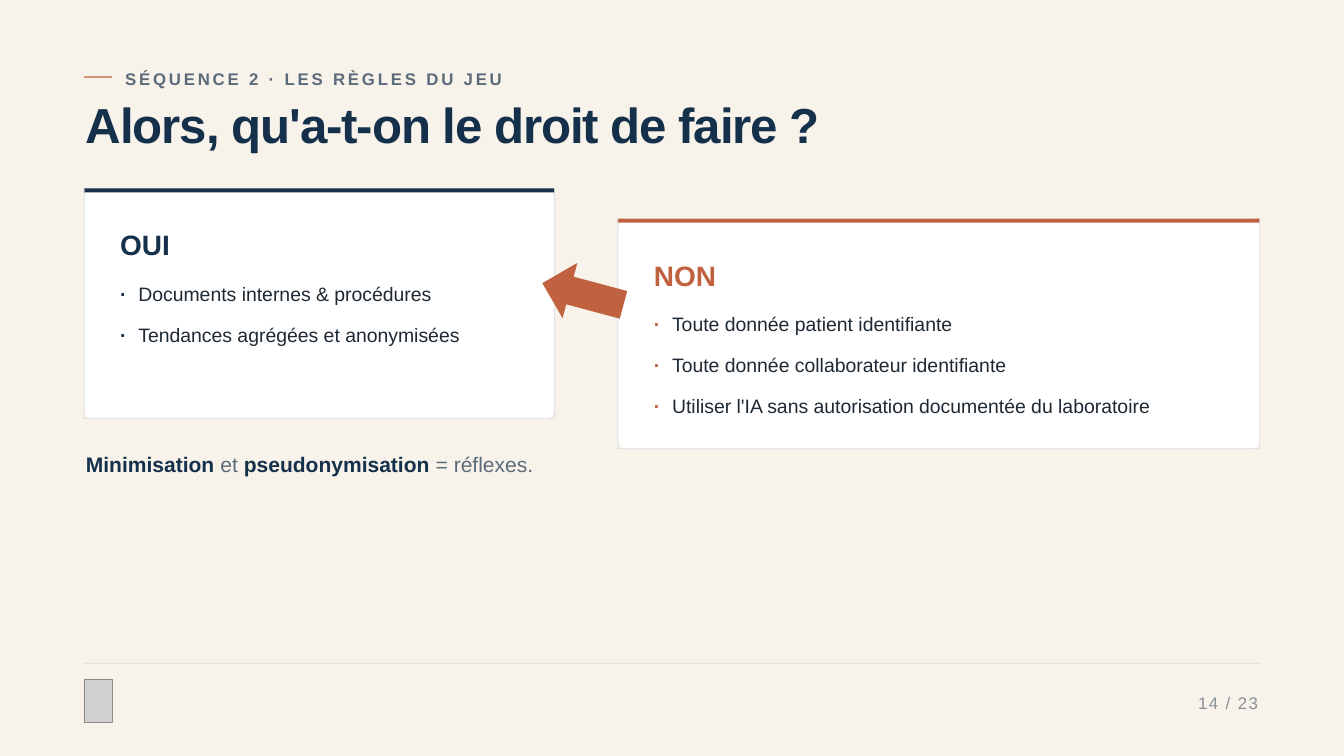
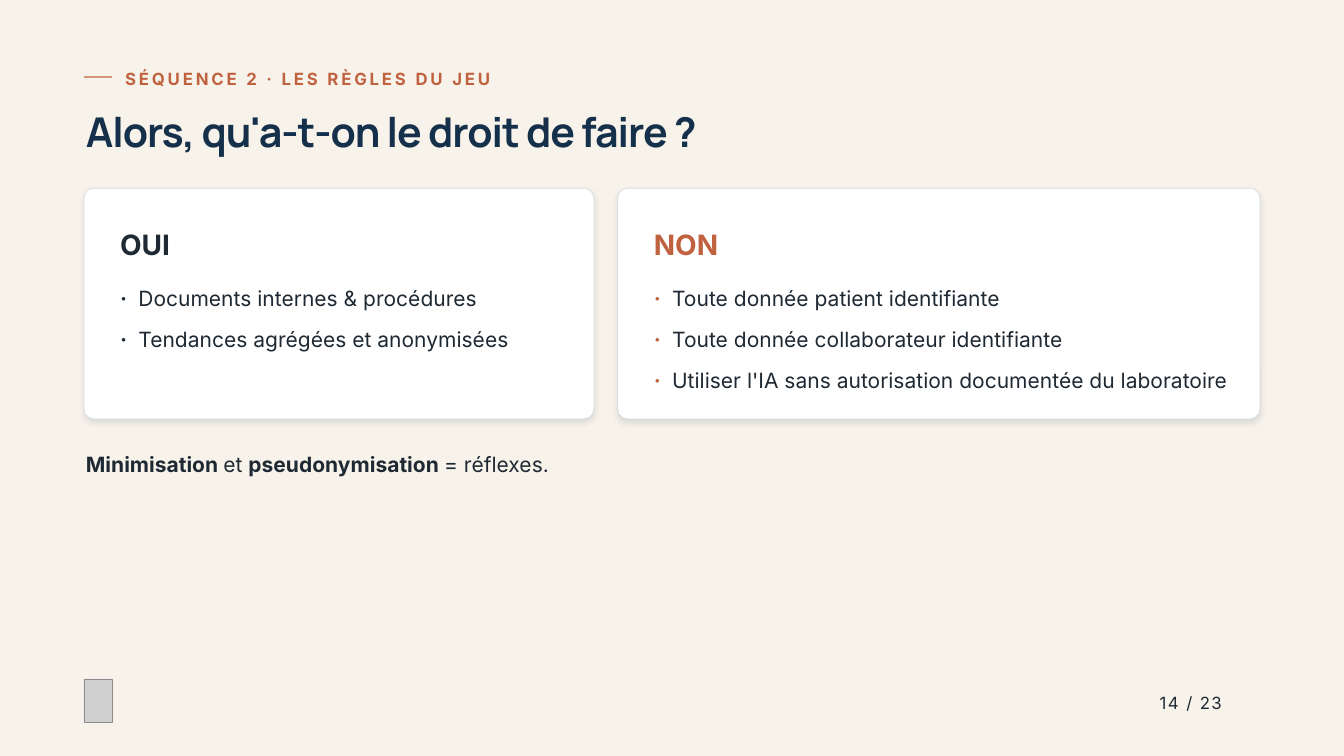
Before and after one commit to IsomereFR/Divers, a slide deck: slide 14 of Demande_de_prompt_formation_IA_2.pptx. Drawn at 1344x756 pixels with LibreOffice and Linux fonts; fonts in the diff are those of the drawing; grey boxes stand for pictures. Boxes give left, top, right and bottom in pixels: in the first picture for what was removed or moved away, otherwise in the second. Text is boxed around its words. In the diff, an @@ line names an element or a change of style, - is before the commit and + after.

```diff
--- a/Demande_de_prompt_formation_IA_2.pptx
+++ b/Demande_de_prompt_formation_IA_2.pptx
@@ text "SÉQUENCE 2 · LES RÈGLES ..." at [125,72,490,86]: font Arial to Inter, text colour #5B6B79 to #C0623F @@
@@ text "Alors, qu'a-t-on le droit de ..." at [86,116,668,157]: size 52.7 to 44 pt, font Arial to Manrope; line spacing 0.84 to 1.04 @@
@@ rounded rectangle: place and size @@
-rounded rectangle at [84,188,554,419]
+rounded rectangle at [84,188,594,419]
@@ rounded rectangle at [84,188,594,419]: outline none to #D5DBDF 0.75 pt; shadow on @@
@@ rectangle removed at [84,188,554,192] @@
@@ rectangle removed at [84,188,85,419] @@
@@ rectangle removed at [554,188,555,419] @@
@@ 7 texts, 1 rounded rectangle: place and size @@
-7 texts, 1 rounded rectangle at [618,218,1260,449]
+7 texts, 1 rounded rectangle at [618,188,1260,419]
@@ rounded rectangle at [618,188,1260,419]: outline none to #D5DBDF 0.75 pt; shadow on @@
@@ text "OUI" at [120,234,170,256]: font Arial to Inter, text colour #14304A to #1E2933 @@
@@ rectangle removed at [618,218,1260,222] @@
@@ rectangle removed at [618,218,618,449] @@
@@ text "NON" at [654,234,718,256]: font Arial to Inter @@
@@ rectangle removed at [1259,218,1260,449] @@
@@ left arrow removed at [535,256,631,332] @@
@@ text "·" at [118,274,131,305]: size 20.8 to 22.5 pt, font Arial to Inter, text colour #14304A to #1E2933; line spacing 1.25 to 1.35 @@
@@ text "·" at [118,315,131,346]: size 20.8 to 22.5 pt, font Arial to Inter, text colour #14304A to #1E2933; line spacing 1.25 to 1.35 @@
@@ size 20.8 to 22.5 pt, font Arial to Inter; line spacing 1.25 to 1.35 in 8 elements at [138,290,477,311], [138,331,508,352], [672,290,1000,311], [672,331,1063,348], [672,372,1227,389], [652,274,665,305], [652,315,665,346], [652,356,665,387] @@
@@ rectangle removed at [84,418,554,419] @@
@@ rectangle removed at [618,448,1260,449] @@
@@ text "Minimisation et pseudonymisation = réflexes." at [86,456,549,477]: font Arial to Inter; text colour #14304A to #1E2933 in "Minimisation pseudonymisation"; text colour #5B6B79 to #1E2933 in "et = réflexes." @@
@@ rectangle removed at [84,663,1260,663] @@
@@ text "14 / 23": place and size @@
-text "14 / 23" at [1198,697,1258,709]
+text "14 / 23" at [1160,696,1222,709]
@@ text "14 / 23" at [1160,696,1222,709]: font Arial to Inter, text colour #8A9097 to #1E2933 @@
```
Also in this commit, not shown: 22 other slides changed.
